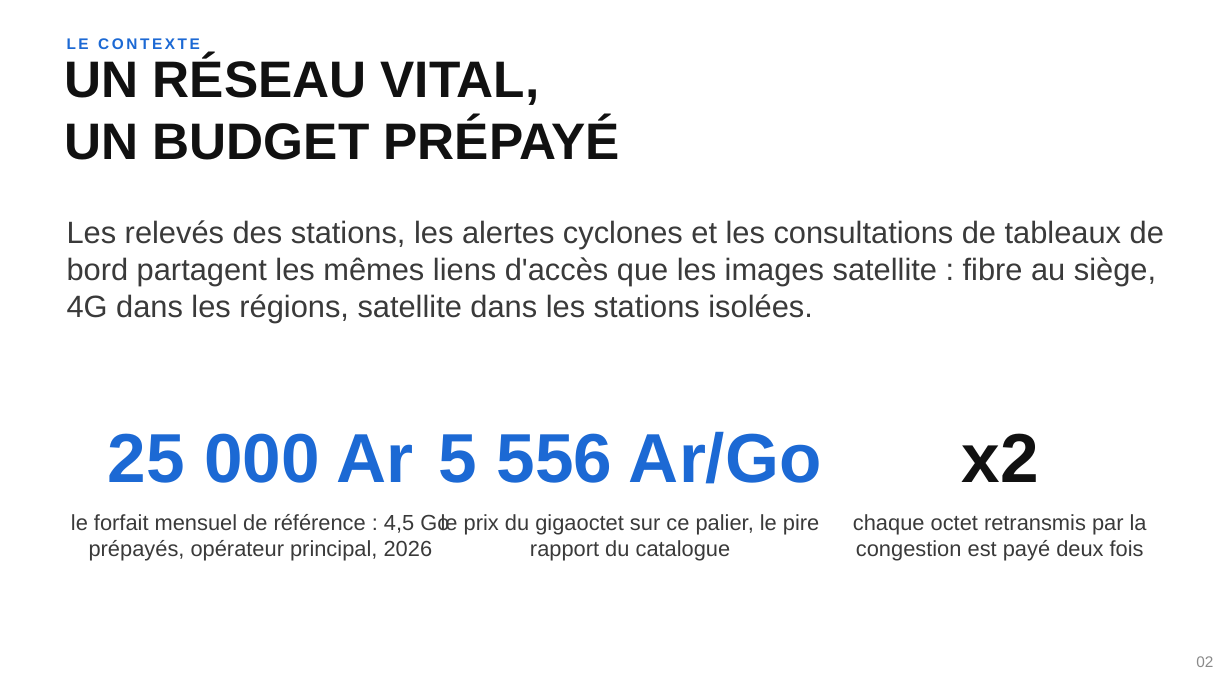
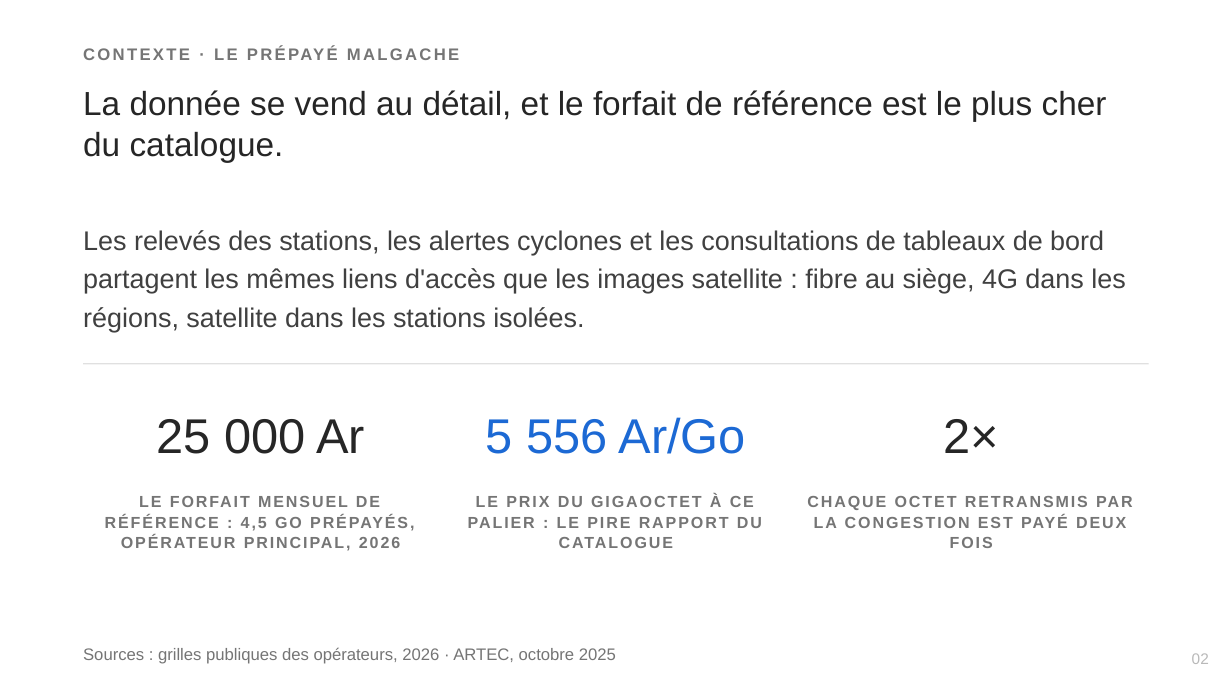
Before and after one commit to Realms4239/cgo, a slide deck: slide 2 of book/soutenance.pptx. Drawn at 1232x693 pixels with LibreOffice and Linux fonts; fonts in the diff are those of the drawing. Boxes give left, top, right and bottom in pixels: in the first picture for what was removed or moved away, otherwise in the second. Text is boxed around its words. In the diff, an @@ line names an element or a change of style, - is before the commit and + after.

Commit message:
feat(livrables): rebuild L1/L2/L3 depuis sources reconciliees + figR3-qdi.png regeneree (STOP deck verifie, chiffres sanctuarises intacts)

```diff
--- a/book/soutenance.pptx
+++ b/book/soutenance.pptx
@@ text at (83, 90, 1107, 163): text changed; size 40 to 26 pt; text colour #111111 to #262626; bold off @@
-UN RÉSEAU VITAL,
-UN BUDGET PRÉPAYÉ
+La donnée se vend au détail, et le forfait de référence est le plus cher du catalogue.
@@ text at (558, 91, 584, 116): text changed; size 12 to 13 pt; text colour #1C69D4 to #757575 @@
-LE CONTEXTE
+CONTEXTE · LE PRÉPAYÉ MALGACHE
@@ text "Les relevés des stations, les ...": place and size @@
-text "Les relevés des stations, les ..." at (67, 220, 1164, 322)
+text "Les relevés des stations, les ..." at (83, 230, 1125, 332)
@@ text "Les relevés des stations, les ..." at (83, 230, 1125, 332): size 24 to 21 pt, text colour #3A3A3A to #404040; line spacing 1 to 30pt @@
@@ text "25 000 Ar": place and size @@
-text "25 000 Ar" at (108, 433, 413, 483)
+text "25 000 Ar" at (156, 419, 365, 454)
@@ text "25 000 Ar" at (156, 419, 365, 454): size 54 to 38 pt, text colour #1C69D4 to #262626, bold off @@
@@ rectangle added at (83, 363, 1149, 364), fill #E0E0E0 @@
@@ text "5 556 Ar/Go": place and size @@
-text "5 556 Ar/Go" at (439, 431, 821, 484)
+text "5 556 Ar/Go" at (486, 417, 746, 454)
@@ text "5 556 Ar/Go" at (486, 417, 746, 454): size 54 to 38 pt, bold off @@
@@ text added at (943, 419, 999, 453), 38 pt, text #262626 @@
+2×
@@ text removed at (961, 433, 1038, 482) @@
-x2
@@ text at (476, 494, 754, 507): text changed; size 17 to 12.5 pt; text colour #3A3A3A to #757575; bold on @@
-le prix du gigaoctet sur ce palier, le pire rapport du catalogue
+LE PRIX DU GIGAOCTET À CE PALIER : LE PIRE RAPPORT DU CATALOGUE
@@ text at (241, 517, 439, 660): text changed; size 17 to 12.5 pt; text colour #3A3A3A to #757575; bold on @@
-le forfait mensuel de référence : 4,5 Go prépayés, opérateur principal, 2026
+LE FORFAIT MENSUEL DE RÉFÉRENCE : 4,5 GO PRÉPAYÉS, OPÉRATEUR PRINCIPAL, 2026
@@ text at (950, 537, 993, 548): text changed; size 17 to 12.5 pt; text colour #3A3A3A to #757575; bold on @@
-chaque octet retransmis par la congestion est payé deux fois
+CHAQUE OCTET RETRANSMIS PAR LA CONGESTION EST PAYÉ DEUX FOIS
@@ text added at (83, 647, 616, 664), 13 pt, text #757575 @@
+Sources : grilles publiques des opérateurs, 2026 · ARTEC, octobre 2025
@@ text "02" at (1192, 653, 1209, 664): text colour #8A8A8A to #B9B9B9 @@
```
Also in this commit, not shown: 20 other slides changed, 5 slides added, 5 slides removed, 4 other files.
